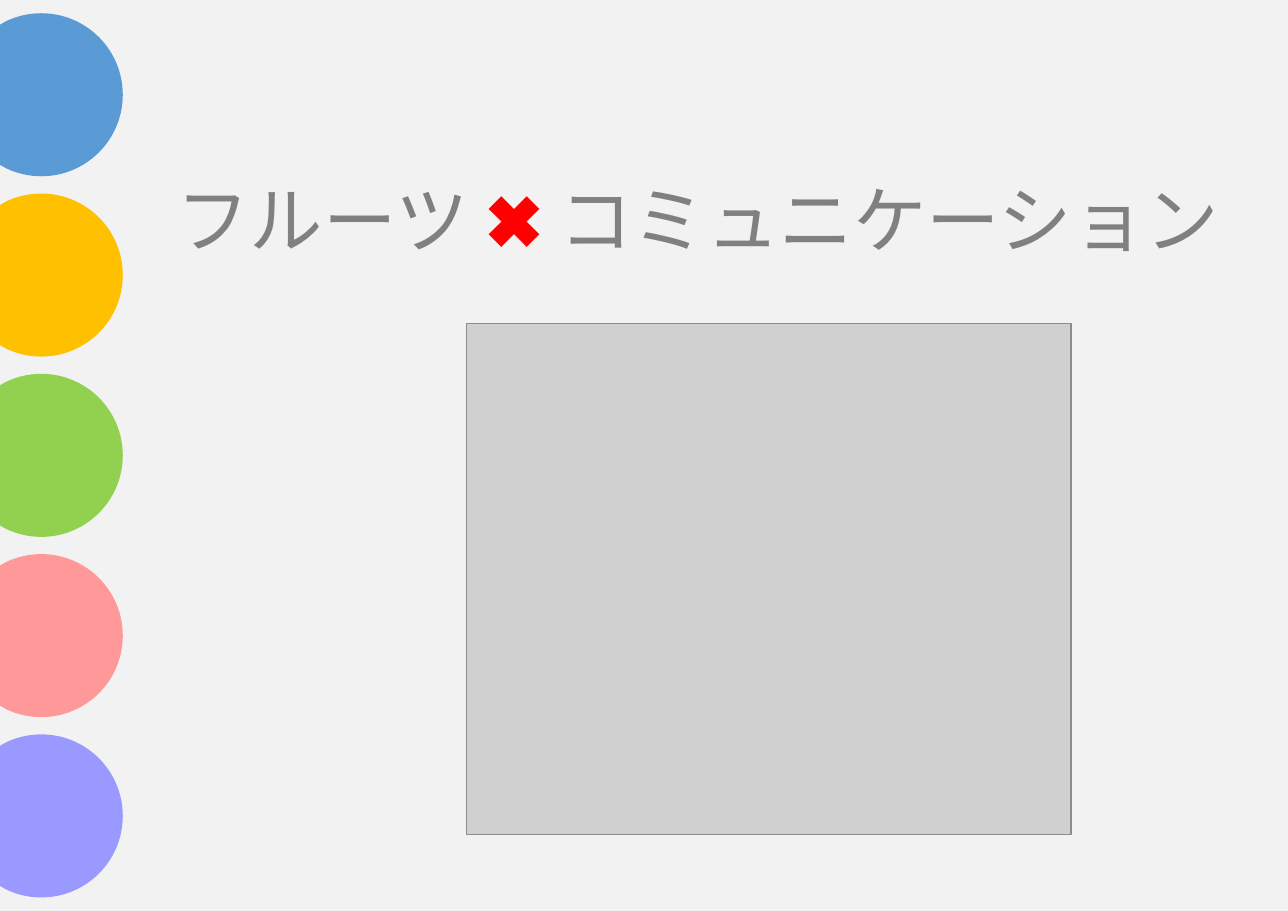
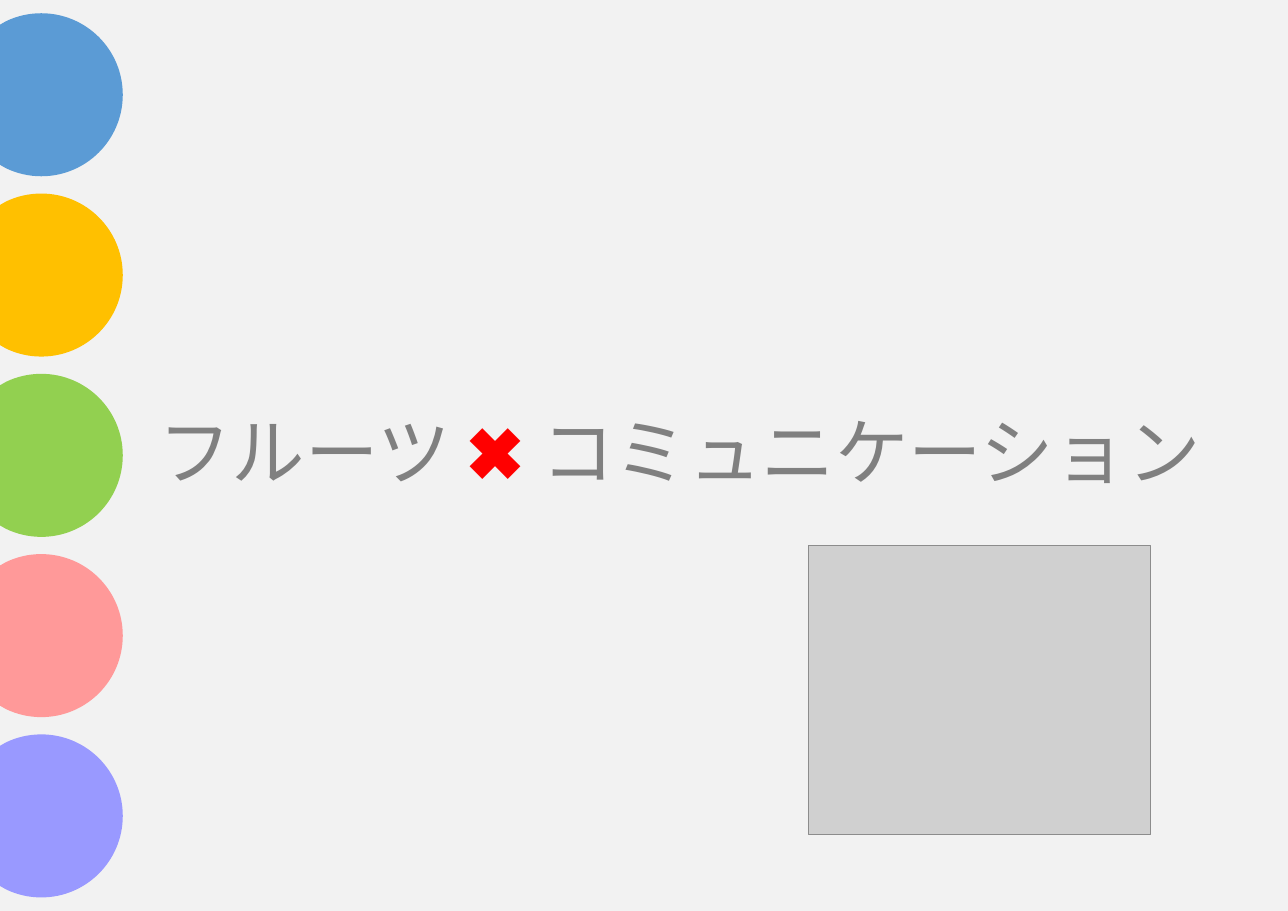
Before and after one commit to asojketest1/test, a slide deck: slide 4 of Funanaプレゼン.pptx. Drawn at 1288x911 pixels with LibreOffice and Linux fonts; fonts in the diff are those of the drawing; grey boxes stand for pictures. Boxes give left, top, right and bottom in pixels: in the first picture for what was removed or moved away, otherwise in the second. Text is boxed around its words. In the diff, an @@ line names an element or a change of style, - is before the commit and + after.

```diff
--- a/Funanaプレゼン.pptx
+++ b/Funanaプレゼン.pptx
@@ title "フルーツ ✖ コミュニケーション" moved from (x1=176, y1=189, x2=1219, y2=251) to (x1=158, y1=421, x2=1200, y2=483) @@
@@ picture resized from (x1=466, y1=324, x2=1071, y2=835) to (x1=809, y1=545, x2=1151, y2=835) @@
```
Also in this commit, not shown: 8 other slides changed, 10 slides added, 6 slides removed.
